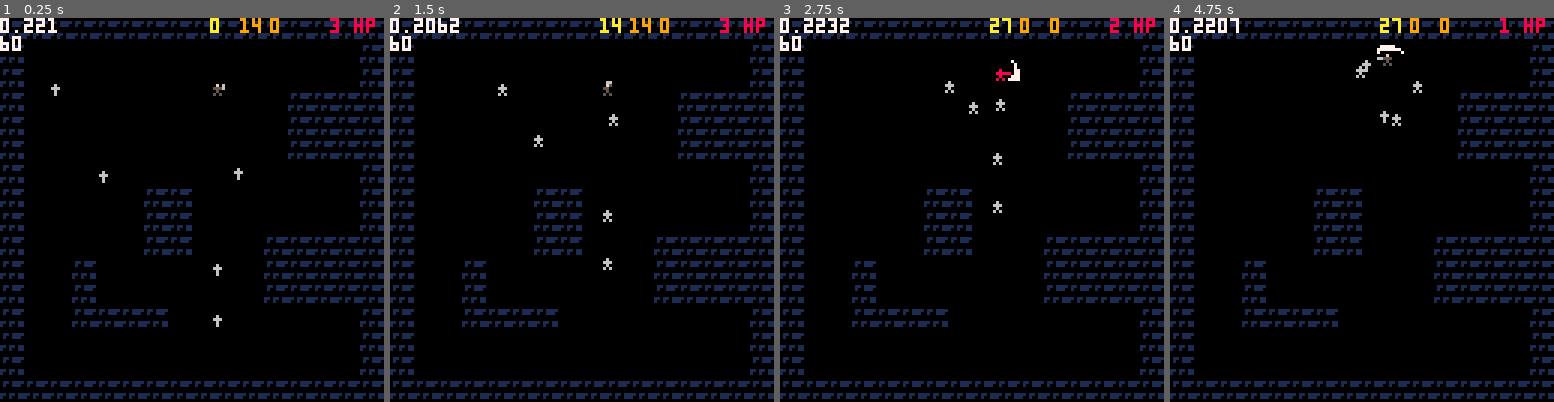
Above: before the commit, frames 1-4 (left to right).
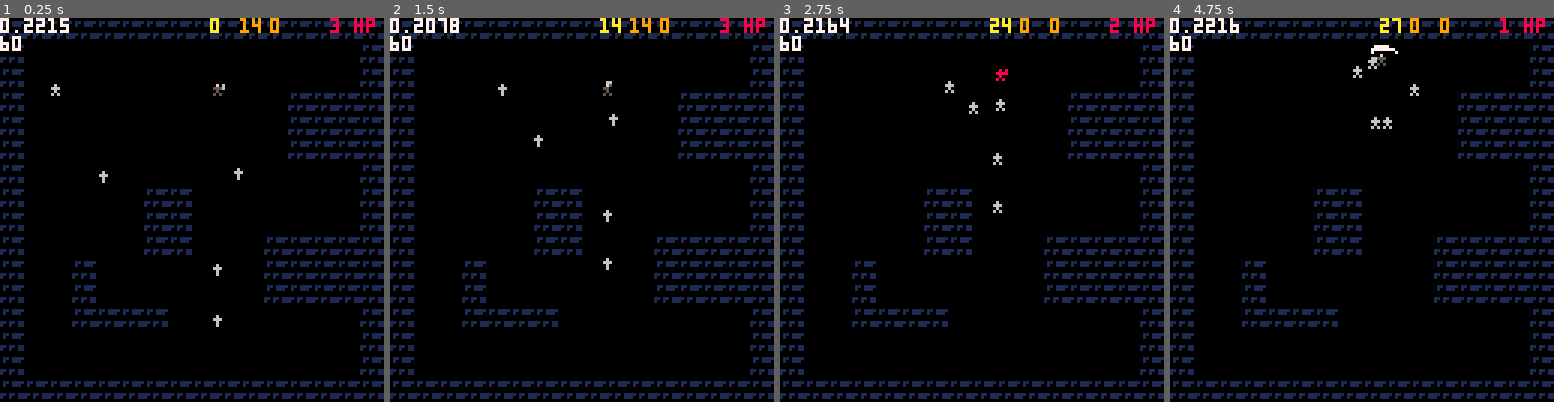
Above: after the commit, the same moments.

Repository: ironchestgames/pico-8-carts
Game: PICO-8 cartridge epicevilender.p8
The game is run twice, just before and just after one commit, with the same random seed, the same clock (stepped at 60 frames per second) and the same inputs.
Inputs:
- Up to frame 1 (0.25 s): no input
- Up to frame 2 (1.5 s): tap X (X key) at 0.33, 1.07 s; tap O (Z key) at 0.7 s
- Up to frame 3 (2.75 s): hold Right 1.6-2.1 s; tap O (Z key) at 1.7, 2.1, 2.5 s; tap X (X key) at 1.85 s; hold Up 2.15-2.42 s; hold Right from 2.47 s (still down)
- Up to frame 4 (4.75 s): tap O (Z key) every 0.4 s from 2.9 to 4.5 s; tap X (X key) at 2.97, 4.08 s; release Right at 3.03 s; hold Left 3.08-3.58 s; hold Down 3.63-3.97 s; hold Right 4.02-4.68 s; hold Up from 4.73 s (still down)

The runs differ from the first frame. In frame 1, less than 0.1% of the frame differs, in the area x 13-18%, y 0-21%; in frame 2, 0.2%; in frame 3, 0.2%; in frame 4, 0.6%, in the area x 12-66%, y 0-29%.

Commit message:
epicevilender - wip attack flow

Diff:
--- a/epicevilender.p8
+++ b/epicevilender.p8
@@ -33,7 +33,7 @@
 end
 
 debugaistates=function(s)
- debug(s)
+ -- debug(s)
 end
 
 function isaabbscolliding(aabb1,aabb2)
@@ -294,6 +294,8 @@
   avatar.dx=0
   avatar.dy=0
  end
+
+ debug('avatar state', avatar.state)
 end
 
 -- items
@@ -302,8 +304,8 @@
   currentframe=1,
   idling={{9,9,5,5, -2,-3}},
   moving={{9,9,5,5, -2,-3}},
-  attacking={{14,9,5,5, -2,-3}},
-  recovering={{18,9,7,5, -3,-3}},
+  attacking={{14,9,5,5, -2,-3},{18,9,7,5, -3,-3}},
+  recovering={{9,9,5,5, -2,-3}},
  },
 }
 
@@ -317,47 +319,52 @@
   if skill.counter > 0 then
    skill.counter-=1
   end
-  if skill.hasinput and skill.counter <= 0 then
-   local x=user.x+cos(user.a)*4
-   local y=user.y+sin(user.a)*4
-
-   add(attacks,createattack({
-    x=x,
-    y=y,
-    halfw=2,
-    halfh=2,
-    state_counter=1,
-    isknockback=true,
-    knockbackangle=user.a,
-    damage=1,
-    targetcount=1000,
-   }))
-
-   -- add vfx
-   angletofx={
-    [0]={0,20,4,7, -1,-5}, -- right
-    [0.125]={8,20,6,4, -3,-2}, -- right/up
-    [0.25]={20,20,9,3, -3,-1}, -- up
-    [0.375]={14,20,6,4, -2,-2}, -- up/left
-    [0.5]={4,20,4,7, -2,-5}, -- left
-    [0.625]={29,20,4,7, -3,-6}, -- left/down
-    [0.75]={20,23,9,3, -4,-2}, -- down
-    [0.875]={33,20,4,7, 0,-6}, -- down/right
-   }
-
-   local vfx=angletofx[user.a]
-   vfx[5]=x+vfx[5]
-   vfx[6]=y+vfx[6]
-   vfx.counter=skill.postcastduration
-
-   add(vfxs,vfx)
-
-   -- reset skill
-   skill.hasinput=false
-
-   -- set user to recover
-   user.state='recovering'
-   user.state_counter=skill.postcastduration
+  if user.state == 'attacking' and skill.counter <= 0 then
+   if skill.hasinput == true then
+    local x=user.x+cos(user.a)*4
+    local y=user.y+sin(user.a)*4
+
+    add(attacks,createattack({
+     x=x,
+     y=y,
+     halfw=2,
+     halfh=2,
+     state_counter=1,
+     isknockback=true,
+     knockbackangle=user.a,
+     damage=1,
+     targetcount=1000,
+    }))
+
+    -- add vfx
+    angletofx={
+     [0]={0,20,4,7, -1,-5}, -- right
+     [0.125]={8,20,6,4, -3,-2}, -- right/up
+     [0.25]={20,20,9,3, -3,-1}, -- up
+     [0.375]={14,20,6,4, -2,-2}, -- up/left
+     [0.5]={4,20,4,7, -2,-5}, -- left
+     [0.625]={29,20,4,7, -3,-6}, -- left/down
+     [0.75]={20,23,9,3, -4,-2}, -- down
+     [0.875]={33,20,4,7, 0,-6}, -- down/right
+    }
+
+    local vfx=angletofx[user.a]
+    vfx[5]=x+vfx[5]
+    vfx[6]=y+vfx[6]
+    vfx.counter=skill.postcastduration
+
+    add(vfxs,vfx)
+
+    -- reset skill
+    skill.hasinput=false
+
+    -- set user to postcast
+    user.state_counter=skill.postcastduration
+
+    -- set next attacking frame
+    user.frames.currentframe=2
+    sword.frames.currentframe=2
+   end
   end
  end,
 }
@@ -430,7 +437,7 @@
       currentframe=1,
       idling={{0,10,3,4, -1,-2}},
       moving={{0,10,3,4, -1,-2},{3,10,3,4, -1,-2}},
-      attacking={{6,10,3,4, -1,-2}},
+      attacking={{6,10,3,4, -1,-2},{0,10,3,4, -1,-2}},
       recovering={{0,10,3,4, -1,-2}},
      },
     })
@@ -516,6 +523,8 @@
 
   avatar.state_counter=avatar.skill1.counter
   avatar.state='attacking'
+  avatar.frames.currentframe=1
+  sword.frames.currentframe=1
  end
 
  if btn(5) and
@@ -876,11 +885,15 @@
    state=actor.ai.state
   end
   local stateframes=actor.frames[state]
-  local animspd=0.25
-  if stateframes.animspd then
-   animspd=stateframes.animspd
-  end
-  actor.frames.currentframe+=animspd*actor.spd
+
+  if state == 'moving' then
+   local animspd=0.25
+   if stateframes.animspd then
+    animspd=stateframes.animspd
+   end
+   actor.frames.currentframe+=animspd*actor.spd
+  end
+
   if actor.frames.currentframe >= #stateframes+1 then
    actor.frames.currentframe=1
   end
@@ -1012,7 +1025,10 @@
   if actor == avatar then
    item=sword
    local stateframes=sword.frames[state]
-   local frame=stateframes[flr(item.frames.currentframe)]
+   local currentframe=min(
+     flr(item.frames.currentframe),
+     #stateframes)
+   local frame=stateframes[currentframe]
    palt(1,true)
    sspr(
     frame[1],
